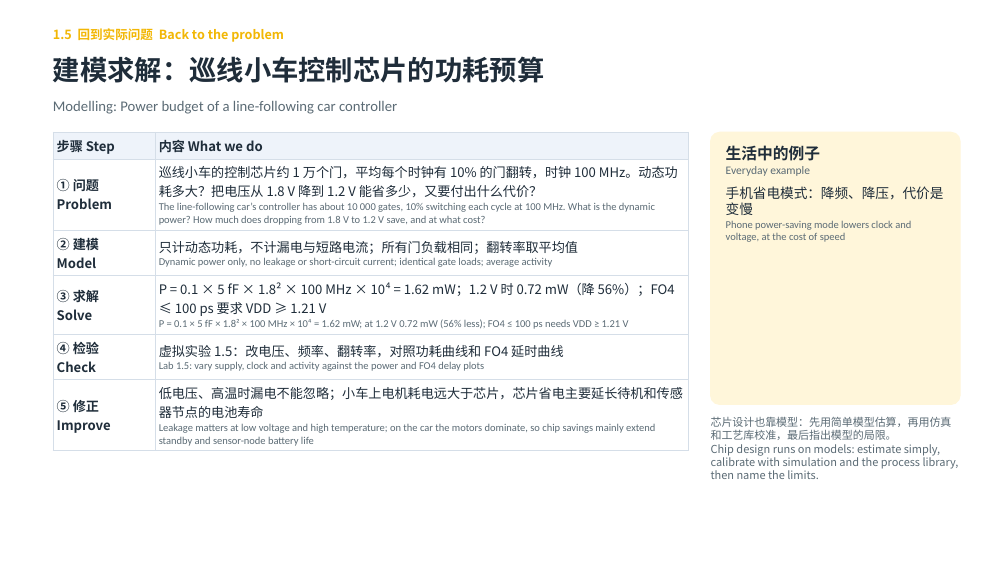
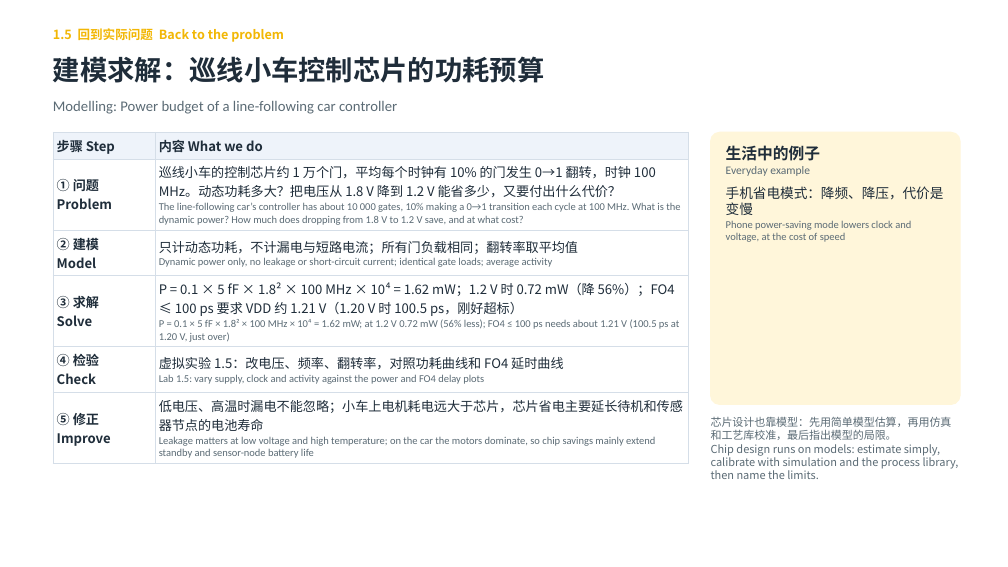
Before and after one commit to eddiezgq/WenQuest, a slide deck: slide 27 of samples/数字集成电路设计/课程资料/第1章 CMOS反相器/第一章课件.pptx. Drawn at 1008x567 pixels with LibreOffice and Linux fonts; fonts in the diff are those of the drawing. Boxes give left, top, right and bottom in pixels: in the first picture for what was removed or moved away, otherwise in the second. Text is boxed around its words. In the diff, an @@ line names an element or a change of style, - is before the commit and + after.

```diff
--- a/samples/数字集成电路设计/课程资料/第1章 CMOS反相器/第一章课件.pptx
+++ b/samples/数字集成电路设计/课程资料/第1章 CMOS反相器/第一章课件.pptx
@@ table at (53,132,688,462) @@
-row 2, column 2: 巡线小车的控制芯片约 1 万个门，平均每个时钟有 10% 的门翻转，时钟 100 MHz。动态功耗多大？把电压从 1.8 V 降到 1.2 V 能省多少，又要付出什么代价？ / The line-following car’s controller has about 10 000 gates, 10% switching each cycle at 100 MHz. What is the dynamic power? How much does dropping from 1.8 V to 1.2 V save, and at what cost?
+row 2, column 2: 巡线小车的控制芯片约 1 万个门，平均每个时钟有 10% 的门发生 0→1 翻转，时钟 100 MHz。动态功耗多大？把电压从 1.8 V 降到 1.2 V 能省多少，又要付出什么代价？ / The line-following car’s controller has about 10 000 gates, 10% making a 0→1 transition each cycle at 100 MHz. What is the dynamic power? How much does dropping from 1.8 V to 1.2 V save, and at what cost?
-row 4, column 2: P = 0.1 × 5 fF × 1.8² × 100 MHz × 10⁴ = 1.62 mW；1.2 V 时 0.72 mW（降 56%）；FO4 ≤ 100 ps 要求 VDD ≥ 1.21 V / P = 0.1 × 5 fF × 1.8² × 100 MHz × 10⁴ = 1.62 mW; at 1.2 V 0.72 mW (56% less); FO4 ≤ 100 ps needs VDD ≥ 1.21 V
+row 4, column 2: P = 0.1 × 5 fF × 1.8² × 100 MHz × 10⁴ = 1.62 mW；1.2 V 时 0.72 mW（降 56%）；FO4 ≤ 100 ps 要求 VDD 约 1.21 V（1.20 V 时 100.5 ps，刚好超标） / P = 0.1 × 5 fF × 1.8² × 100 MHz × 10⁴ = 1.62 mW; at 1.2 V 0.72 mW (56% less); FO4 ≤ 100 ps needs about 1.21 V (100.5 ps at 1.20 V, just over)
```
Also in this commit, not shown: 7 other slides changed, 32 other files.
